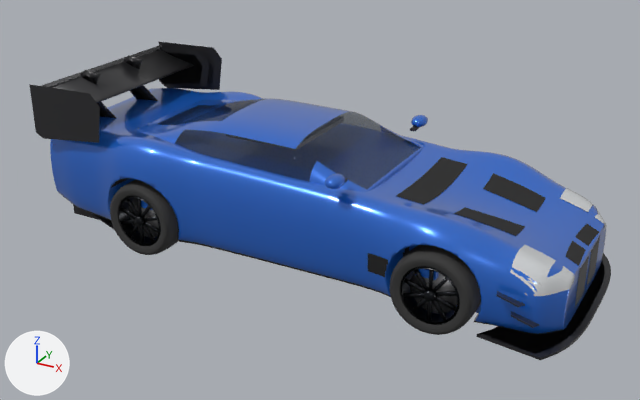
Renders of the Blender file modules/graphics/cars_blend/bmw_m4_gt3.blend from each side of a commit.
Both versions are drawn from a 50 mm camera at (3.59, -6.68, 3.81) aimed at (-0.03, -0.1, 0.52). Arrows for +X, +Y and +Z are at lower left; the lights stay in place. The older version comes first.

Names of what the first picture shows: 'body', 'bumper_front', 'bumper_rear', 'cabin', 'splitter', 'splitter_up', 'wheel_fr_spin', 'wheel_rr_spin', 'wing_rear', 'wing_rear_up2', 'wing_rear_up3' and 6 more.
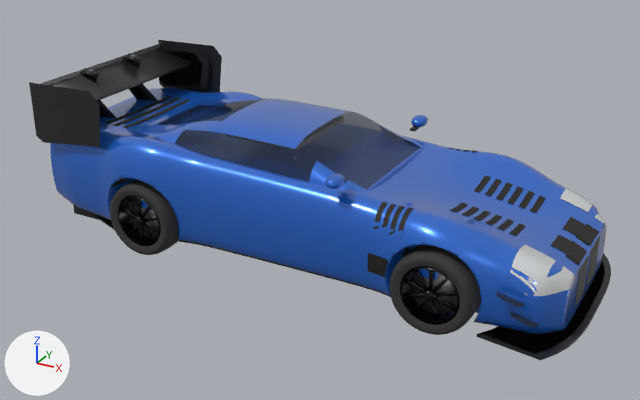
The change, as a list of edits to the scene's bpy script:
```text
Change me_body_004:
    used by ob_body; location = (0.0, 0.0, 0.0)
    remove me_body_004.from_pydata(...)  # 11889 vertices, 11348 faces; spans x -2.21..1.91, y -1.01..1.01, z 0.09..1.09
    add me_body_004.from_pydata(...)  # 15087 vertices, 14016 faces; spans x -2.21..1.91, y -1.01..1.01, z 0.09..1.09
    me_body_004 part 1: the loose piece of 171 vertices spanning x 0.9..1.15, y -0.51..0.51, z 0.83..0.91 is copied, and the copy is scaled about its middle by (0.233, 1, 0.233), then moved by (-2.97, 0.0, 0.15); it spans x -1.97..-1.91, y -0.51..0.51, z 1.02..1.03
    me_body_004 part 2: the loose piece of 171 vertices spanning x 0.9..1.15, y -0.51..0.51, z 0.83..0.91 is copied, and the copy is scaled about its middle by (0.233, 1, 0.183), then moved by (-3.08, 0.0, 0.15); it spans x -2.08..-2.02, y -0.51..0.51, z 1.02..1.03
    me_body_004 part 3: the loose piece of 171 vertices spanning x 0.9..1.15, y -0.51..0.51, z 0.83..0.91 is copied, and the copy is scaled about its middle by (0.233, 1, 0.157), then moved by (-3.2, 0.0, 0.16); it spans x -2.2..-2.14, y -0.51..0.51, z 1.02..1.03
    me_body_004 part 4: a new loose piece of 155 vertices spanning x 1.11..1.15, y -0.94..-0.71, z 0.76..0.93, in mat_vent (black #191919)
    me_body_004 part 5: a new loose piece of 152 vertices spanning x 1.03..1.08, y -0.91..-0.71, z 0.75..0.93, in mat_vent (black #191919)
    me_body_004 part 6: a new loose piece of 133 vertices spanning x 0.96..1.0, y -0.88..-0.71, z 0.79..0.93, in mat_vent (black #191919)
    me_body_004 part 7: a new loose piece of 133 vertices spanning x 0.88..0.93, y -0.88..-0.71, z 0.76..0.93, in mat_vent (black #191919)
    me_body_004 part 8: 229 vertices moved from x 0.9..1.91, y -0.51..0.51, z 0.73..0.91 to x 1.4..1.91, y -0.43..0.43, z 0.71..0.83; 232 vertices removed from x 0.9..1.91, y -0.51..0.51, z 0.71..0.91; 1771 vertices added at x 1.35..1.91, y -0.43..0.43, z 0.71..0.85
    other edits to the shape of me_body_004 do not show in these pictures
Change me_body_002:
    used by ob_bumper_front; location = (0.0, 0.0, 0.0)
    remove me_body_002.from_pydata(...)  # 5203 vertices, 4978 faces, 16 loose edges; spans x 1.91..2.41, y -0.92..0.92, z 0.09..0.78
    add me_body_002.from_pydata(...)  # 5545 vertices, 5266 faces, 16 loose edges; spans x 1.91..2.41, y -0.92..0.92, z 0.09..0.78
    me_body_002 part 9: a new loose piece of 171 vertices spanning x 2.16..2.41, y 0.06..0.31, z 0.52..0.67, in mat_grille (black #212121)
    me_body_002 part 10: a new loose piece of 171 vertices spanning x 2.16..2.41, y -0.31..-0.06, z 0.52..0.67, in mat_grille (black #212121)
    other edits to the shape of me_body_002 do not show in these pictures
Change me_wing_rear_up3:
    used by ob_wing_rear_up3; location = (0.0, 0.0, 0.0)
    remove me_wing_rear_up3.from_pydata(...)  # 104 vertices, 53 faces; spans x -2.65..-1.81, y -0.96..0.96, z 0.95..1.49
    add me_wing_rear_up3.from_pydata(...)  # 104 vertices, 53 faces; spans x -2.65..-1.81, y -0.96..0.96, z 0.91..1.51
    me_wing_rear_up3 part 11: the loose piece of 6 vertices spanning x -2.65..-1.81, y -0.96, z 0.95..1.49 is scaled about its middle by (1, 1, 1.13), then moved by (0.0, 0.0, -0.01)
    me_wing_rear_up3 part 12: the loose piece of 6 vertices spanning x -2.65..-1.81, y 0.96, z 0.95..1.49 is scaled about its middle by (1, 1, 1.13), then moved by (0.0, 0.0, -0.01)
    other edits to the shape of me_wing_rear_up3 do not show in these pictures
```

Boxes [x1, y1, x2, y2] around the edits, measured in the pictures (640 x 400 px; the box of a moved part takes in the faces that stretch with it):
'wing_rear_up3', reshaped
    before: [29, 41, 222, 143]
    after: [29, 40, 222, 147]
part 1 of me_body_004, added
    after: [123, 99, 190, 128]
part 2 of me_body_004, added
    after: [114, 97, 181, 126]
part 3 of me_body_004, added
    after: [104, 96, 173, 124]
part 4 of me_body_004, added
    after: [398, 207, 414, 239]
part 5 of me_body_004, added
    after: [389, 206, 405, 235]
part 6 of me_body_004, added
    after: [382, 204, 396, 228]
part 7 of me_body_004, added
    after: [373, 202, 388, 229]
part 8 of me_body_004, cut back
    before: [396, 157, 544, 235]
    after: [451, 175, 546, 236]
part 9 of me_body_002, added (black)
    after: [563, 217, 598, 249]
part 10 of me_body_002, added (black)
    after: [551, 235, 587, 267]
part 11 of me_wing_rear_up3, moved or reshaped
    before: [29, 84, 100, 143]
    after: [29, 82, 100, 147]
part 12 of me_wing_rear_up3, moved or reshaped
    before: [158, 41, 222, 90]
    after: [158, 40, 222, 93]
